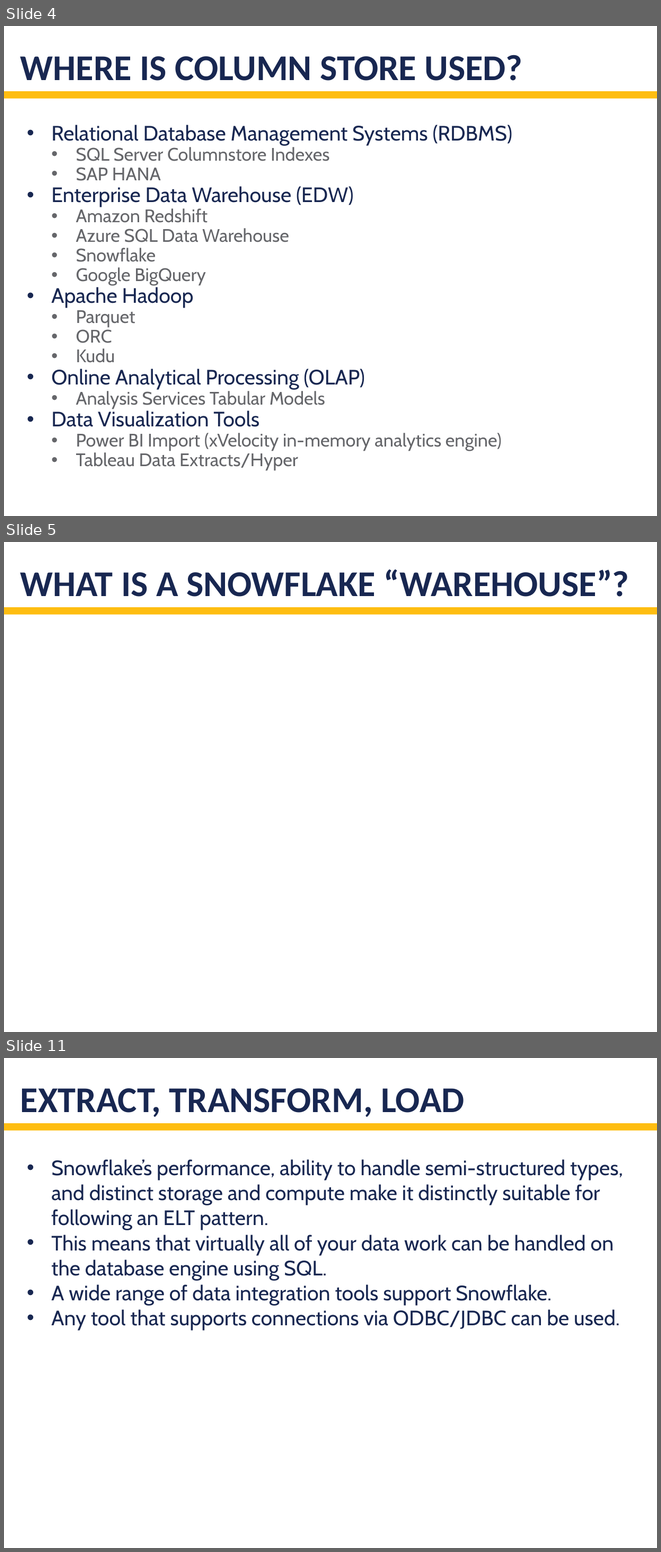
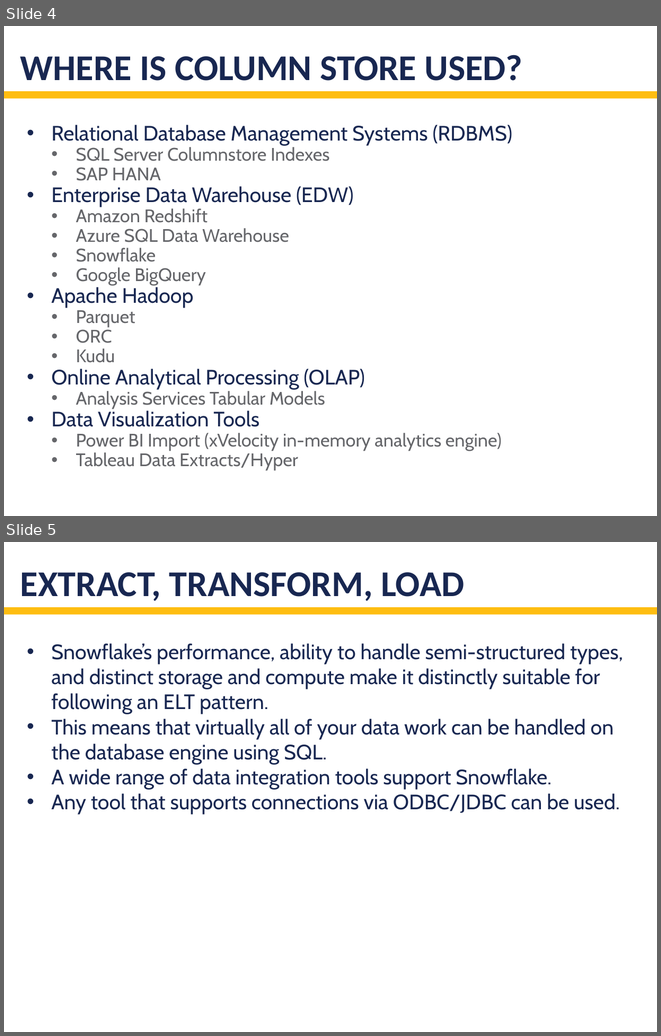
Before and after one commit to ryan-schofield/eba-snowflake, a slide deck: docs/Row store vs column store.pptx. Shown one above the other, each under a label of ours: slides 4, 5 and 11 before the commit, slides 4 and 5 after it; the slides between them are not shown. The pictures are 661x1552 and 661x1036 pixels, drawn with LibreOffice and Linux fonts; fonts in the diff are those of the drawing. Boxes give left, top, right and bottom in pixels: in the first picture for what was removed or moved away, otherwise in the second. Text is boxed around its words. In the diff, an @@ line names an element or a change of style, - is before the commit and + after.

```diff
--- a/docs/Row store vs column store.pptx
+++ b/docs/Row store vs column store.pptx
@@ slide 5 removed at (4,542,657,1032), background #FFFFFF; not listed: 1 template element that a slide beside it also shows @@
@@ title removed at (20,569,629,597) @@
-WHAT IS A SNOWFLAKE “WAREHOUSE”?
@@ what was slide 11 is now slide 5 @@
```
Also in this commit, not shown: 16 other slides removed.
